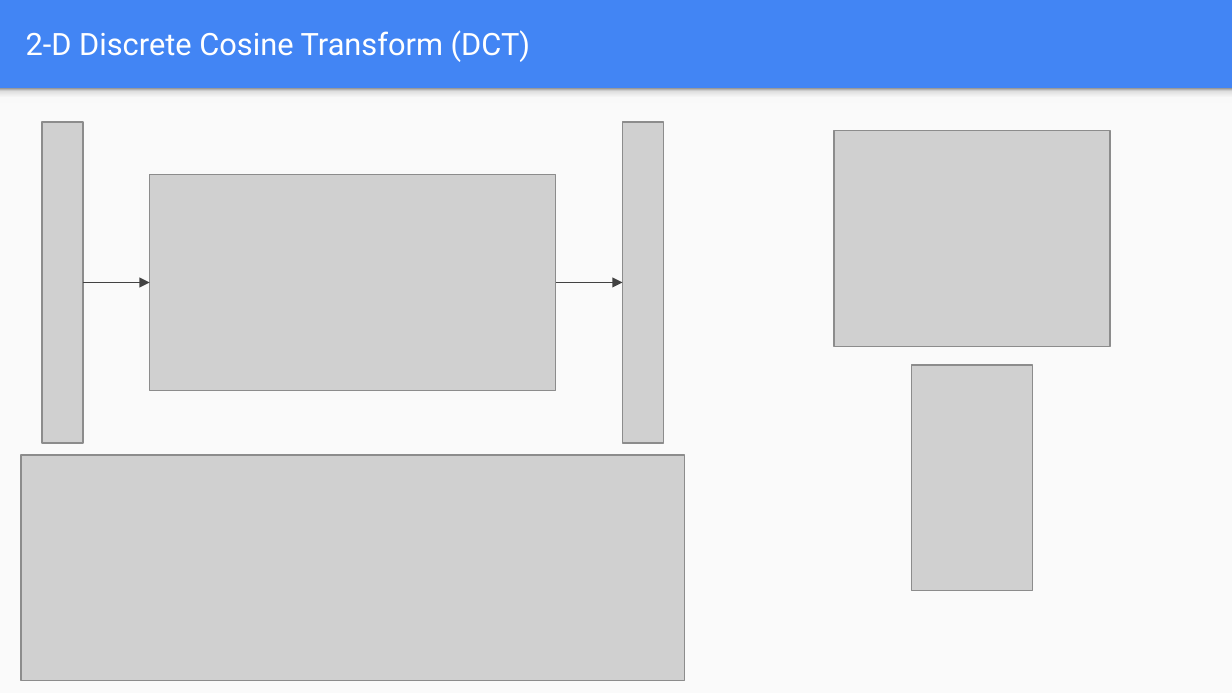
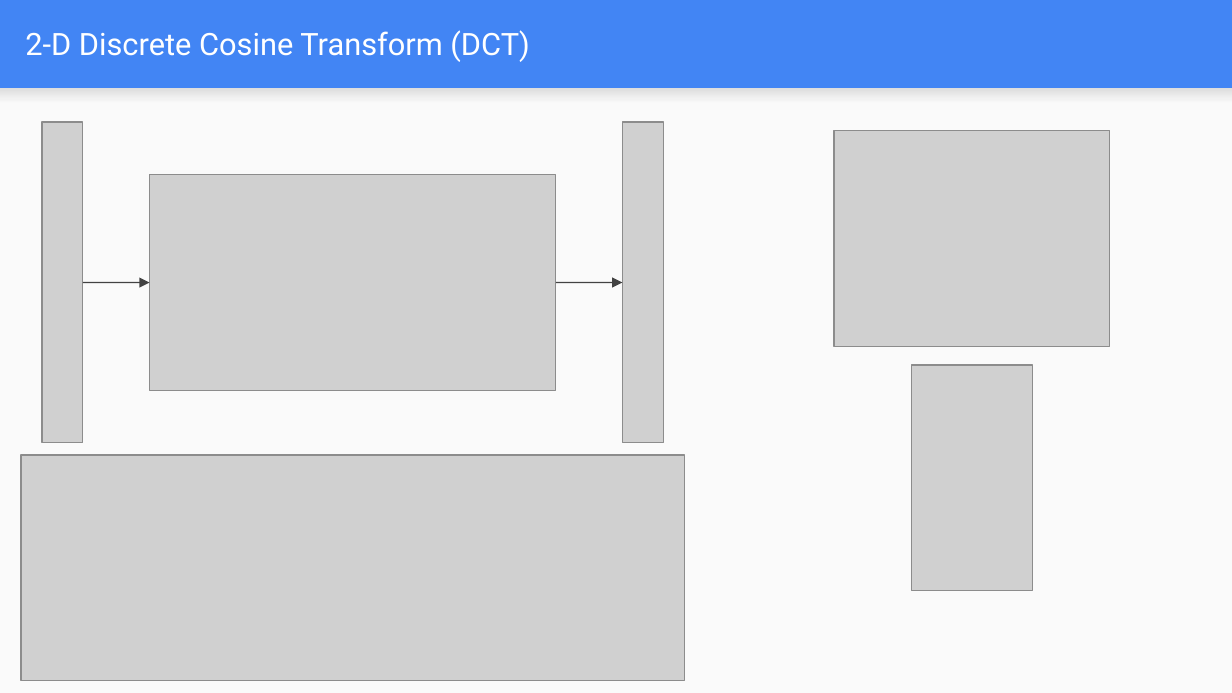
Before and after one commit to JKHHai/G4_H263_Compression, a slide deck: slide 17 of docs/H.263 Media Compression Broadcast on FPGAs Final project Demo.pptx (slide 18 before the commit). Drawn at 1232x693 pixels with LibreOffice and Linux fonts; fonts in the diff are those of the drawing; grey boxes stand for pictures. Boxes give left, top, right and bottom in pixels: in the first picture for what was removed or moved away, otherwise in the second. Text is boxed around its words. In the diff, an @@ line names an element or a change of style, - is before the commit and + after.

```diff
--- a/docs/H.263 Media Compression Broadcast on FPGAs Final project Demo.pptx
+++ b/docs/H.263 Media Compression Broadcast on FPGAs Final project Demo.pptx
@@ rectangle at bbox=[0, 89, 1232, 103]: fill gradient #F9F9F9 to #DEDEDE to #999999 to gradient #F9F9F9 to #DEDEDE @@
```
Also in this commit, not shown: 26 other slides changed, 1 slide removed, 4 other files.
